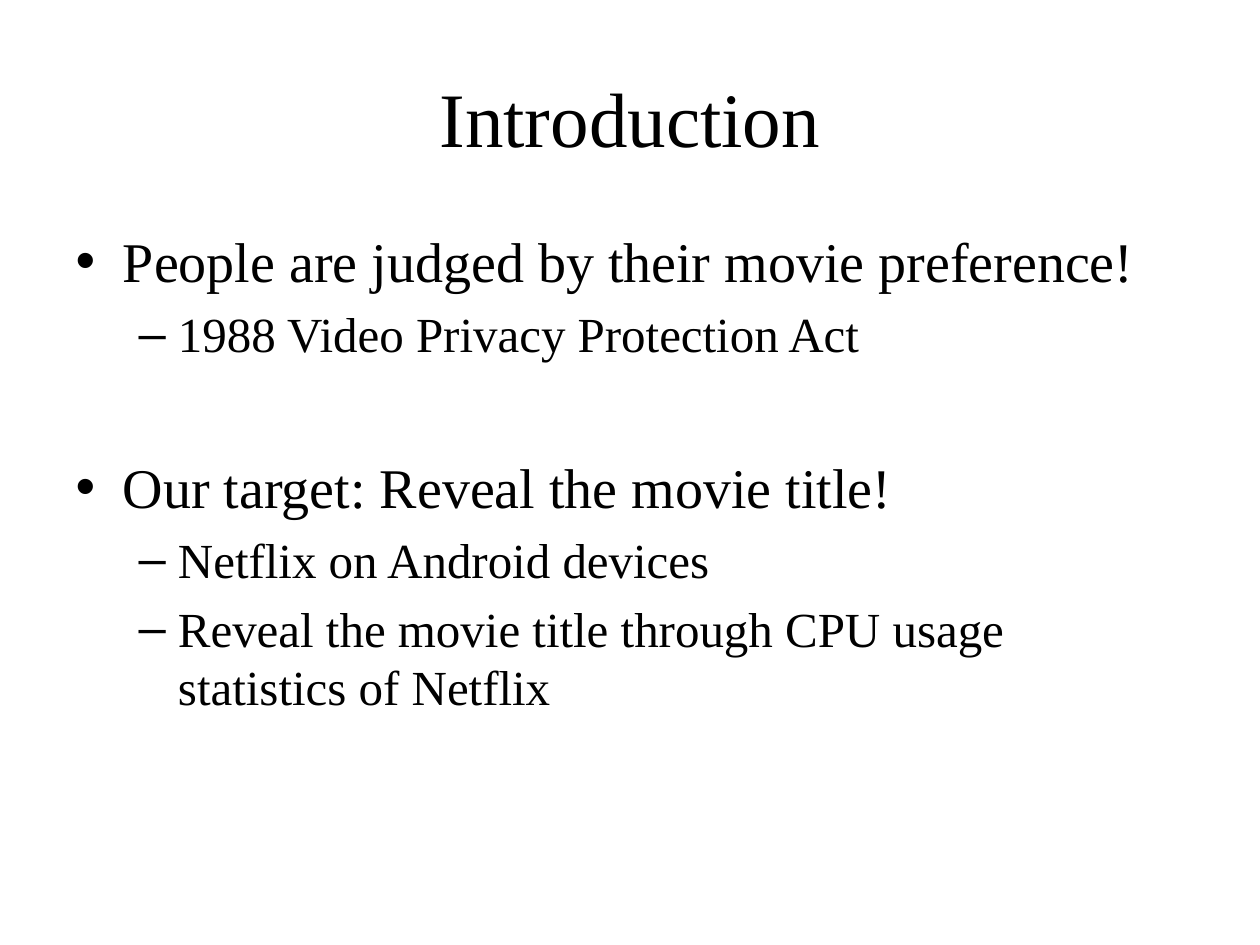
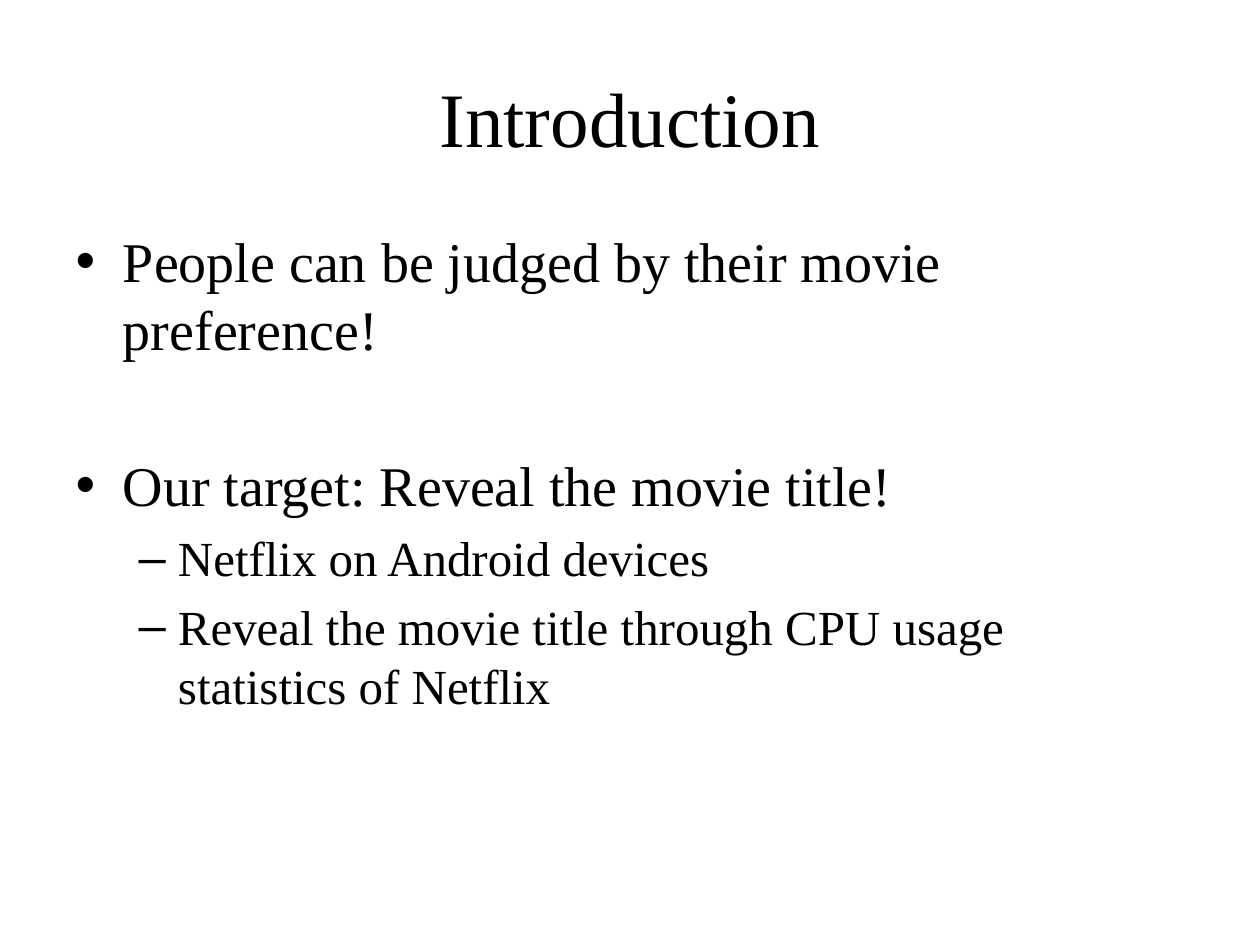
Before and after one commit to yspark/2012Fall-818J, a slide deck: slide 3 of presentation/netflix_yspark.pptx. Drawn at 1260x945 pixels with LibreOffice and Linux fonts; fonts in the diff are those of the drawing. Boxes give left, top, right and bottom in pixels: in the first picture for what was removed or moved away, otherwise in the second. Text is boxed around its words. In the diff, an @@ line names an element or a change of style, - is before the commit and + after.

```diff
--- a/presentation/netflix_yspark.pptx
+++ b/presentation/netflix_yspark.pptx
@@ text at <box>123,243,941,360</box>: text changed @@
-• People are judged by their movie preference!
-  – 1988 Video Privacy Protection Act
+• People can be judged by their movie preference!
```
Also in this commit, not shown: 5 other slides changed, 11 slides added.
